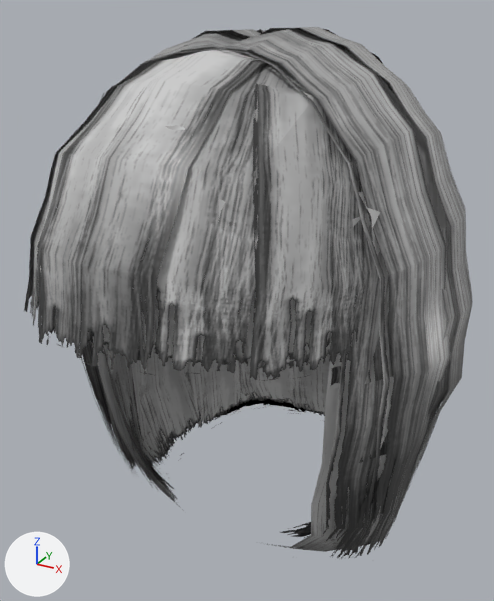
A saved change to the glTF model public/models/daz_hair_asym_short.glb.
One viewpoint serves both versions: a camera (50 mm lens) standing at (0.151, -0.291, 0.155) and looking at (-0.004, -0.01, 0.015). The lights are fixed; the arrows at lower left show +X, +Y and +Z. The older version comes first. Vertices at exactly the same position are counted once.

Objects in the first picture: 'daz_hair_asym_short'.
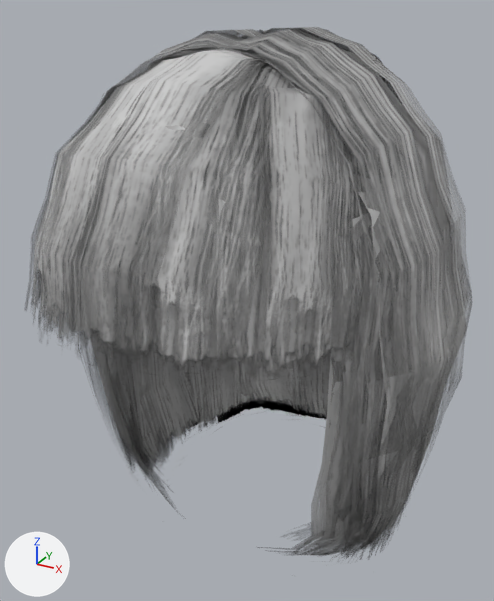
What differs and where, as boxes (x1, y1, x2, y2) in the pictures (494 x 601 px; the box of a moved part takes in the faces that stretch with it):
'daz_hair_asym_short', reshaped: before (24, 27, 473, 561); after (26, 27, 473, 560)
part 1 of me_daz_hair_asym_short, moved or reshaped: before (104, 344, 461, 561); after (118, 329, 467, 560)
part 2 of me_daz_hair_asym_short, recoloured: (26, 27, 473, 556) in both

The edits, one by one:
Material 'daz_hair_asym_short_Mat' (mat_daz_hair_asym_short_mat_1) is new.
Its texture is img_image_0 (with its transparency).
Its roughness is 0.46.
me_daz_hair_asym_short is used by ob_daz_hair_asym_short; location (0.0, 0.0, 0.0).
me_daz_hair_asym_short had 5621 vertices, 8095 faces and spanned x -0.102..0.103, y -0.128..0.107, z -0.112..0.145.
me_daz_hair_asym_short now has 5621 vertices, 8095 faces and spans x -0.102..0.103, y -0.128..0.107, z -0.126..0.145.
me_daz_hair_asym_short part 1: 785 of 5621 vertices moved; they spanned x -0.095..0.096, y -0.062..0.087, z -0.112..0.101 and now span x -0.098..0.098, y -0.064..0.087, z -0.126..0.102; mean shift (0.0, 0.0, -0.003); largest move (-0.046, -0.036, -0.112) -> (-0.046, -0.036, -0.126).
me_daz_hair_asym_short part 2: 8095 faces spanning x -0.102..0.103, y -0.128..0.107, z -0.126..0.145 switch from mat_daz_hair_asym_short_mat to mat_daz_hair_asym_short_mat_1 (picture img_image_0).
Other edits to the shape of me_daz_hair_asym_short do not show in these pictures.
